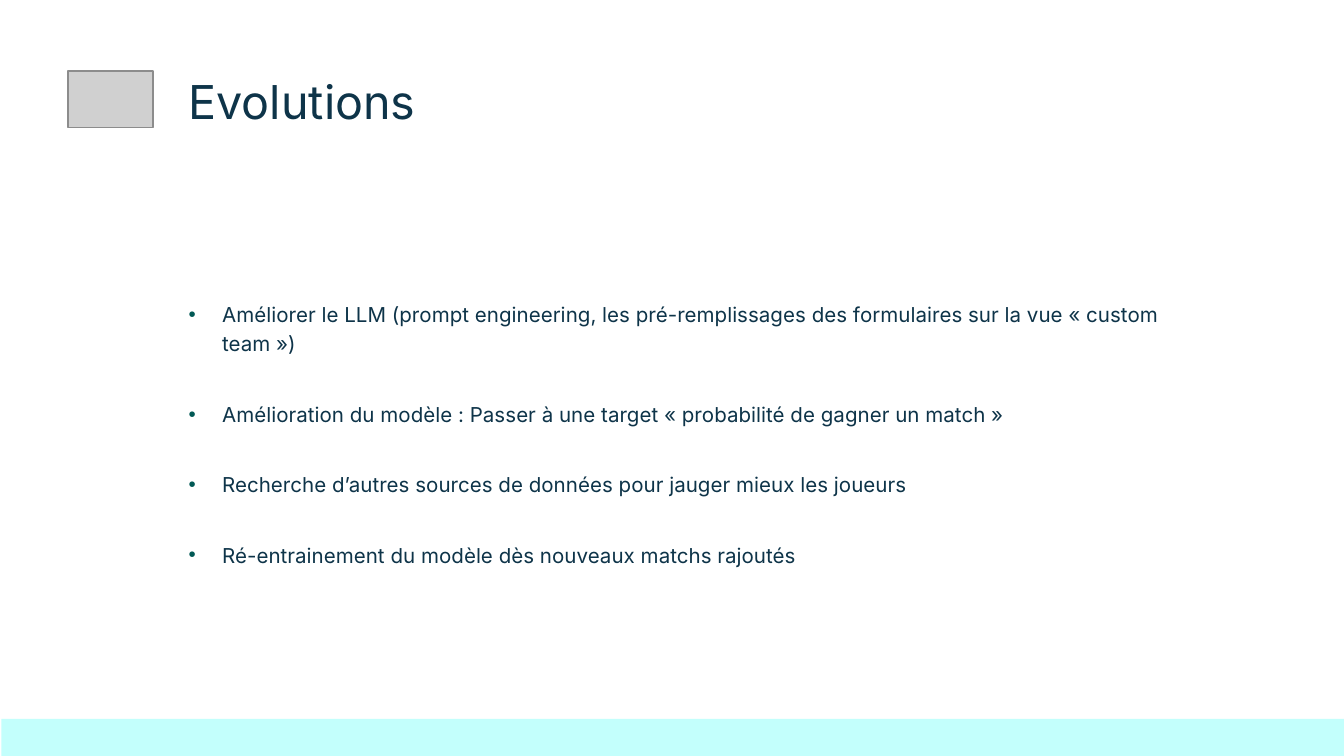
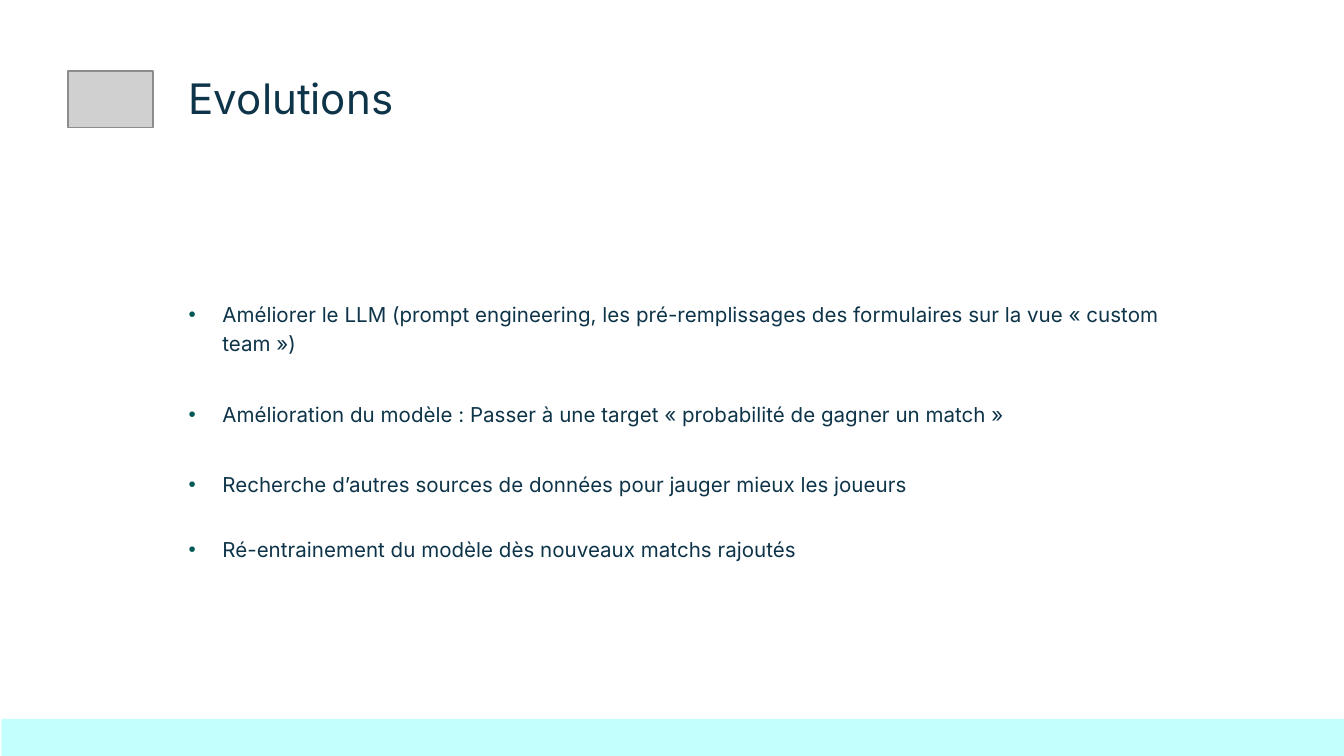
Before and after one commit to kinpintouche-star/football-predictor, a slide deck: slide 12 of FootballPredictorDemoDay20260803.pptx (slide 10 before the commit). Drawn at 1344x756 pixels with LibreOffice and Linux fonts; fonts in the diff are those of the drawing; grey boxes stand for pictures; background and template pictures are left out. Boxes give left, top, right and bottom in pixels: in the first picture for what was removed or moved away, otherwise in the second. Text is boxed around its words. In the diff, an @@ line names an element or a change of style, - is before the commit and + after.

```diff
--- a/FootballPredictorDemoDay20260803.pptx
+++ b/FootballPredictorDemoDay20260803.pptx
@@ title "Evolutions" at [189, 82, 393, 115]: size 25 to 22.5 pt @@
@@ text "Améliorer le LLM (prompt engineering, ..." rewrapped from [222, 306, 1158, 567] to [222, 306, 1158, 561] @@
```
Also in this commit, not shown: 12 other slides changed, 2 slides added.
